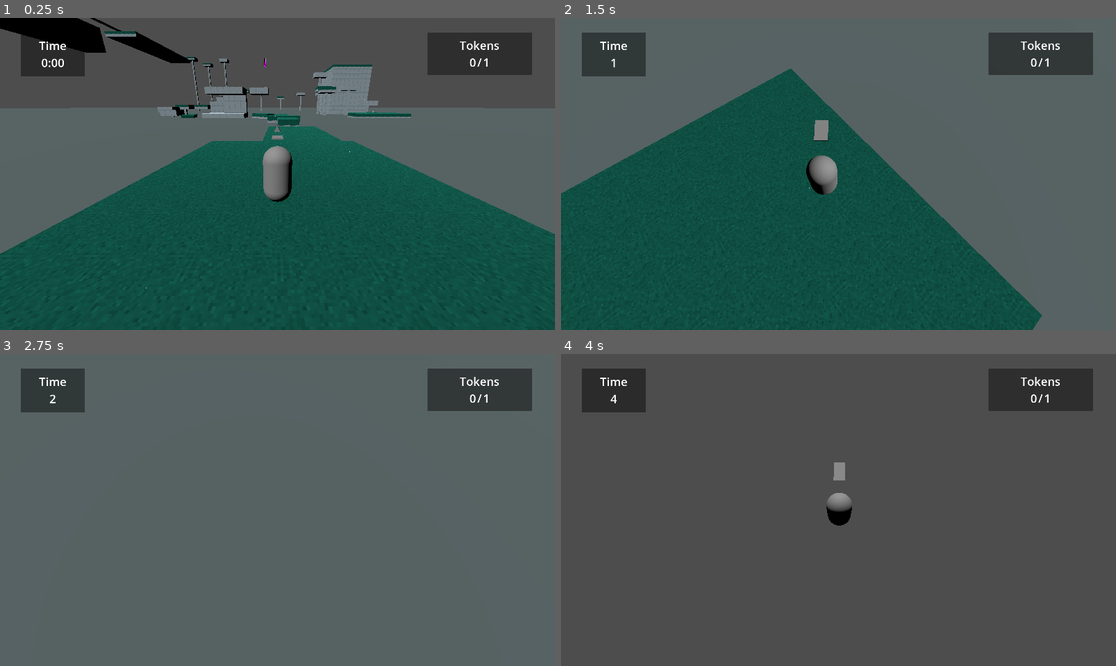
Above: before the commit, frames 1-4 (two rows, left to right).
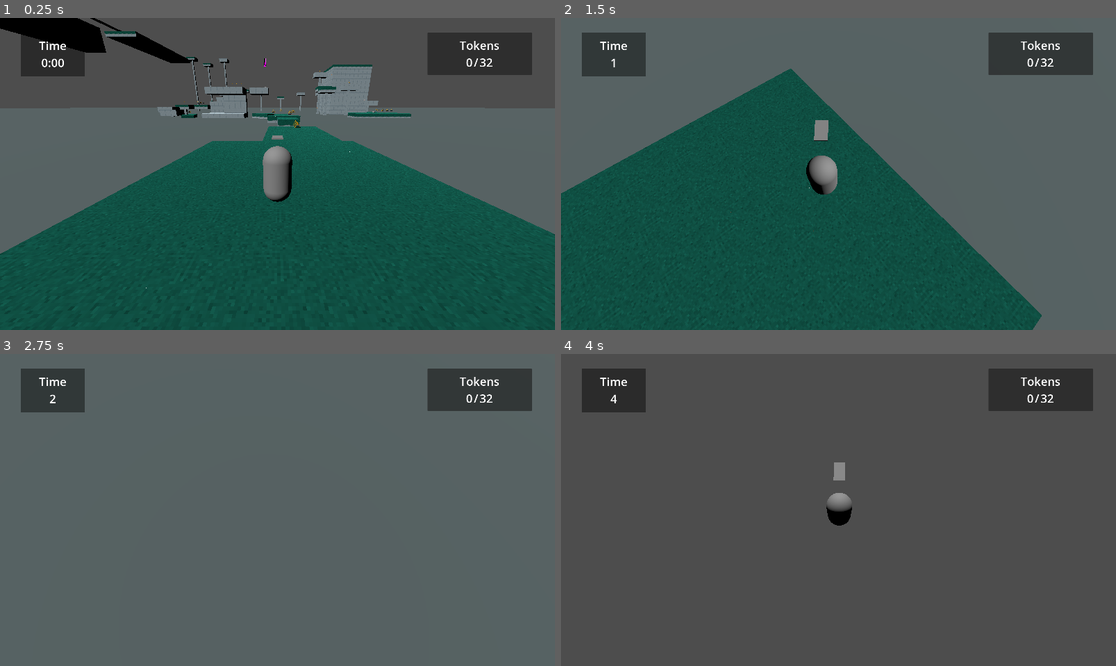
Above: after the commit, the same moments.

Repository: Nigel-Karunaratne/3DPlatformer_Godot4
Game: Godot game, scene res://level_scenes/monument1.tscn
The game is run twice, just before and just after one commit, with the same random seed, the same clock (stepped at 60 frames per second) and the same inputs. The project has no main scene, so this scene is started directly.
Inputs (mouse positions are in pixels of both pictures, inside the frame that each line leads up to):
- Up to frame 1 (0.25 s): no input
- Up to frame 2 (1.5 s): tap Enter at 0.5 s; move the mouse to (866, 174) at 0.52 s; hold W (move_forward) from 0.53 s (still down); tap R at 0.6 s; tap Space (jump) at 0.77 s; move the mouse to (810, 174) at 1.27 s; tap T at 1.35 s
- Up to frame 3 (2.75 s): keep holding W (move_forward); tap Space (jump) at 1.52 s; move the mouse to (288, 503) at 2.02 s; hold F from 2.03 s (still down)
- Up to frame 4 (4 s): keep holding W (move_forward); move the mouse to (832, 516) at 2.77 s; release F at 2.78 s; tap R at 2.85 s; tap Space (jump) at 3.02, 3.77 s; move the mouse to (877, 513) at 3.52 s; tap T at 3.6 s

The runs differ from the first frame. In frame 1, 0.1% of the frame differs, in the area x 33-89%, y 12-37%; in frame 2, less than 0.1%; in frame 3, less than 0.1%; in frame 4, less than 0.1%.

Commit message:
Added Token model + Added some tokens to mon1

Diff:
--- a/level_scenes/monument1.tscn
+++ b/level_scenes/monument1.tscn
@@ -30,11 +30,8 @@
 [node name="Node3D" type="Node3D"]
 
 [node name="GameManagerNode" parent="." node_paths=PackedStringArray("game_ui") instance=ExtResource("1_h8apo")]
-level_collectable_count = 1
+level_collectable_count = 32
 game_ui = NodePath("../GameUIControl")
-
-[node name="CollectableNode3D" parent="." instance=ExtResource("20_opsjm")]
-transform = Transform3D(1, 0, 0, 0, 1, 0, 0, 0, 1, 0, 2, -10)
 
 [node name="CSGCombiner3D" type="CSGCombiner3D" parent="."]
 visible = false
@@ -331,6 +328,104 @@
 transform = Transform3D(-1.8, 0, -1.39177e-06, 0, 1, 0, 1.57361e-07, 0, -15.92, -71, 35.5, -87.5)
 applied_force = 0.2
 
+[node name="Collectables" type="Node3D" parent="."]
+
+[node name="CollectableNode3D3" parent="Collectables" instance=ExtResource("20_opsjm")]
+transform = Transform3D(1, 0, 0, 0, 1, 0, 0, 0, 1, 2.5, 1.5, -17.5)
+
+[node name="CollectableNode3D4" parent="Collectables" instance=ExtResource("20_opsjm")]
+transform = Transform3D(1, 0, 0, 0, 1, 0, 0, 0, 1, 2.5, 1.5, -19)
+
+[node name="CollectableNode3D5" parent="Collectables" instance=ExtResource("20_opsjm")]
+transform = Transform3D(1, 0, 0, 0, 1, 0, 0, 0, 1, 2.5, 1.5, -20.5)
+
+[node name="CollectableNode3D7" parent="Collectables" instance=ExtResource("20_opsjm")]
+transform = Transform3D(1, 0, 0, 0, 1, 0, 0, 0, 1, 2.5, 2.5, -32.5)
+
+[node name="CollectableNode3D8" parent="Collectables" instance=ExtResource("20_opsjm")]
+transform = Transform3D(1, 0, 0, 0, 1, 0, 0, 0, 1, 2.5, 2.5, -34)
+
+[node name="CollectableNode3D9" parent="Collectables" instance=ExtResource("20_opsjm")]
+transform = Transform3D(1, 0, 0, 0, 1, 0, 0, 0, 1, 4, 2.5, -42)
+
+[node name="CollectableNode3D10" parent="Collectables" instance=ExtResource("20_opsjm")]
+transform = Transform3D(1, 0, 0, 0, 1, 0, 0, 0, 1, 4, 2.5, -45.5)
+
+[node name="CollectableNode3D11" parent="Collectables" instance=ExtResource("20_opsjm")]
+transform = Transform3D(1, 0, 0, 0, 1, 0, 0, 0, 1, -1, 2.5, -42)
+
+[node name="CollectableNode3D12" parent="Collectables" instance=ExtResource("20_opsjm")]
+transform = Transform3D(1, 0, 0, 0, 1, 0, 0, 0, 1, -1, 2.5, -45.5)
+
+[node name="CollectableNode3D13" parent="Collectables" instance=ExtResource("20_opsjm")]
+transform = Transform3D(1, 0, 0, 0, 1, 0, 0, 0, 1, 1, 2.5, -50)
+
+[node name="CollectableNode3D15" parent="Collectables" instance=ExtResource("20_opsjm")]
+transform = Transform3D(1, 0, 0, 0, 1, 0, 0, 0, 1, -4, 2.5, -58.5)
+
+[node name="CollectableNode3D17" parent="Collectables" instance=ExtResource("20_opsjm")]
+transform = Transform3D(1, 0, 0, 0, 1, 0, 0, 0, 1, -30.5, 2, -62)
+
+[node name="CollectableNode3D18" parent="Collectables" instance=ExtResource("20_opsjm")]
+transform = Transform3D(1, 0, 0, 0, 1, 0, 0, 0, 1, -31.5, 2, -64)
+
+[node name="CollectableNode3D19" parent="Collectables" instance=ExtResource("20_opsjm")]
+transform = Transform3D(1, 0, 0, 0, 1, 0, 0, 0, 1, -45.5, 4.5, -76.5)
+
+[node name="CollectableNode3D20" parent="Collectables" instance=ExtResource("20_opsjm")]
+transform = Transform3D(1, 0, 0, 0, 1, 0, 0, 0, 1, -43.5, 5.5, -87)
+
+[node name="CollectableNode3D21" parent="Collectables" instance=ExtResource("20_opsjm")]
+transform = Transform3D(1, 0, 0, 0, 1, 0, 0, 0, 1, -39, 5.5, -95)
+
+[node name="CollectableNode3D22" parent="Collectables" instance=ExtResource("20_opsjm")]
+transform = Transform3D(1, 0, 0, 0, 1, 0, 0, 0, 1, -37.5, 5.5, -95)
+
+[node name="CollectableNode3D23" parent="Collectables" instance=ExtResource("20_opsjm")]
+transform = Transform3D(1, 0, 0, 0, 1, 0, 0, 0, 1, -40.5, 5.5, -95)
+
+[node name="CollectableNode3D24" parent="Collectables" instance=ExtResource("20_opsjm")]
+transform = Transform3D(1, 0, 0, 0, 1, 0, 0, 0, 1, -23, 8.5, -82)
+
+[node name="CollectableNode3D25" parent="Collectables" instance=ExtResource("20_opsjm")]
+transform = Transform3D(1, 0, 0, 0, 1, 0, 0, 0, 1, -19, 10.5, -73)
+
+[node name="CollectableNode3D26" parent="Collectables" instance=ExtResource("20_opsjm")]
+transform = Transform3D(1, 0, 0, 0, 1, 0, 0, 0, 1, -12, 10.5, -62)
+
+[node name="CollectableNode3D27" parent="Collectables" instance=ExtResource("20_opsjm")]
+transform = Transform3D(1, 0, 0, 0, 1, 0, 0, 0, 1, -13.5, 10.5, -62)
+
+[node name="CollectableNode3D28" parent="Collectables" instance=ExtResource("20_opsjm")]
+transform = Transform3D(1, 0, 0, 0, 1, 0, 0, 0, 1, -15, 10.5, -62)
+
+[node name="CollectableNode3D29" parent="Collectables" instance=ExtResource("20_opsjm")]
+transform = Transform3D(1, 0, 0, 0, 1, 0, 0, 0, 1, 36.5, 2.5, -62)
+
+[node name="CollectableNode3D30" parent="Collectables" instance=ExtResource("20_opsjm")]
+transform = Transform3D(1, 0, 0, 0, 1, 0, 0, 0, 1, 38, 2.5, -62)
+
+[node name="CollectableNode3D31" parent="Collectables" instance=ExtResource("20_opsjm")]
+transform = Transform3D(1, 0, 0, 0, 1, 0, 0, 0, 1, 39.5, 2.5, -62)
+
+[node name="CollectableNode3D32" parent="Collectables" instance=ExtResource("20_opsjm")]
+transform = Transform3D(1, 0, 0, 0, 1, 0, 0, 0, 1, 39, 2.5, -70)
+
+[node name="CollectableNode3D33" parent="Collectables" instance=ExtResource("20_opsjm")]
+transform = Transform3D(1, 0, 0, 0, 1, 0, 0, 0, 1, 39, 2.5, -71.5)
+
+[node name="CollectableNode3D34" parent="Collectables" instance=ExtResource("20_opsjm")]
+transform = Transform3D(1, 0, 0, 0, 1, 0, 0, 0, 1, 30, 13, -80)
+
+[node name="CollectableNode3D35" parent="Collectables" instance=ExtResource("20_opsjm")]
+transform = Transform3D(1, 0, 0, 0, 1, 0, 0, 0, 1, 20.5, 12, -78.5)
+
+[node name="CollectableNode3D36" parent="Collectables" instance=ExtResource("20_opsjm")]
+transform = Transform3D(1, 0, 0, 0, 1, 0, 0, 0, 1, 21, 20, -96.5)
+
+[node name="CollectableNode3D16" parent="Collectables" instance=ExtResource("20_opsjm")]
+transform = Transform3D(1, 0, 0, 0, 1, 0, 0, 0, 1, -5, 2.5, -59.5)
+
 [node name="WaterPlane" type="MeshInstance3D" parent="."]
 mesh = SubResource("PlaneMesh_8u2ux")
 surface_material_override/0 = ExtResource("7_58vyd")
--- /dev/null
+++ b/materials/m_token.tres
@@ -0,0 +1,6 @@
+[gd_resource type="StandardMaterial3D" format=3 uid="uid://cmmm54dhooylx"]
+
+[resource]
+albedo_color = Color(0.901961, 0.643137, 0, 1)
+metallic = 0.17
+disable_receive_shadows = true
--- a/prefab_scenes/collectable_node_3d.tscn
+++ b/prefab_scenes/collectable_node_3d.tscn
@@ -1,6 +1,8 @@
-[gd_scene load_steps=4 format=3 uid="uid://i3xl2avmnfh"]
+[gd_scene load_steps=6 format=3 uid="uid://i3xl2avmnfh"]
 
 [ext_resource type="Script" path="res://scripts/collectable.gd" id="1_sa118"]
+[ext_resource type="PackedScene" uid="uid://f42h471anukb" path="res://models/token.glb" id="2_c2gtk"]
+[ext_resource type="Script" path="res://scripts/constant_rotation.gd" id="3_cwtey"]
 
 [sub_resource type="PrismMesh" id="PrismMesh_ogg3k"]
 size = Vector3(0.5, 0.5, 0.5)
@@ -11,6 +13,7 @@
 script = ExtResource("1_sa118")
 
 [node name="MeshInstance3D" type="MeshInstance3D" parent="."]
+visible = false
 mesh = SubResource("PrismMesh_ogg3k")
 
 [node name="Area3D" type="Area3D" parent="."]
@@ -18,4 +21,9 @@
 [node name="CollisionShape3D" type="CollisionShape3D" parent="Area3D"]
 shape = SubResource("SphereShape3D_4etsf")
 
+[node name="token" parent="." instance=ExtResource("2_c2gtk")]
+script = ExtResource("3_cwtey")
+rotation_speed = 0.5
+rotation_axis = Vector3(0.25, 1, 0.15)
+
 [connection signal="body_entered" from="Area3D" to="." method="_on_area_3d_body_entered"]
Not shown: 1 places in level_scenes/monument1.tscn that only renumber resources
Not shown: 1 places in level_scenes/sample_level.tscn that only renumber resources
Not shown: 1 places in level_scenes/test_level.tscn that only renumber resources
Binary file added: models/token.glb
Not shown, added: models/token.glb.import
